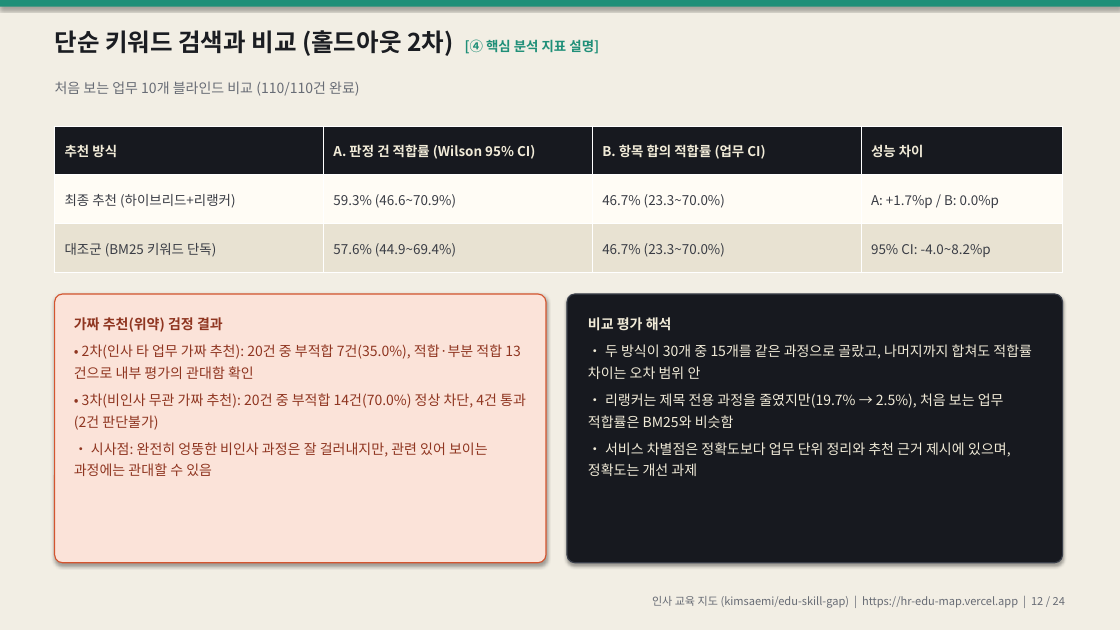
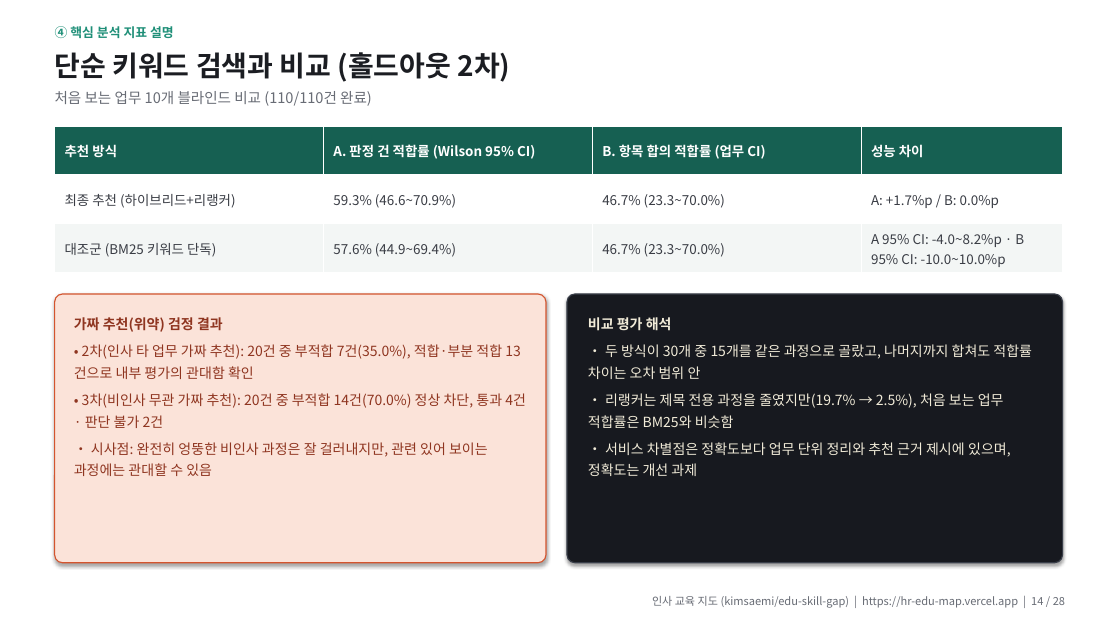
Before and after one commit to kimsaemi/edu-skill-gap, a slide deck: slide 14 of presentation/HR_교육지도_발표.pptx (slide 12 before the commit). Drawn at 1120x630 pixels with LibreOffice and Linux fonts; fonts in the diff are those of the drawing. Boxes give left, top, right and bottom in pixels: in the first picture for what was removed or moved away, otherwise in the second. Text is boxed around its words. In the diff, an @@ line names an element or a change of style, - is before the commit and + after.

```diff
--- a/presentation/HR_교육지도_발표.pptx
+++ b/presentation/HR_교육지도_발표.pptx
@@ rectangle at <box>0,0,1120,630</box>: fill #F2EEE4 to #FFFFFF @@
@@ rectangle removed at <box>0,0,1120,7</box> @@
@@ text added at <box>55,26,174,38</box>, 11 pt, text #1F8F78, bold @@
+④ 핵심 분석 지표 설명
@@ text at <box>55,52,511,82</box>: text changed; size 21 to 24 pt @@
-단순 키워드 검색과 비교 (홀드아웃 2차) [④ 핵심 분석 지표 설명]
+단순 키워드 검색과 비교 (홀드아웃 2차)
@@ text "처음 보는 업무 10개 블라인드 ...": place and size @@
-text "처음 보는 업무 10개 블라인드 ..." at <box>55,81,359,96</box>
+text "처음 보는 업무 10개 블라인드 ..." at <box>55,91,372,106</box>
@@ text "처음 보는 업무 10개 블라인드 ..." at <box>55,91,372,106</box>: size 12 to 12.5 pt @@
@@ table at <box>55,126,1063,273</box> @@
-row 3, column 4: 95% CI: -4.0~8.2%p
+row 3, column 4: A 95% CI: -4.0~8.2%p · B 95% CI: -10.0~10.0%p
@@ fill #17191F to #166052 in row 1 @@
@@ fill #FFFCF5 to #FFFFFF in row 2 @@
@@ fill #E8E2D2 to #F3F6F5 in row 3 @@
@@ text colour #F1EBD8 to #FFFFFF in "추천 방식", "A. 판정 건 적합률 (Wilson 95% CI)", "B. 항목 합의 적합률 (업무 CI)", "성능 차이" @@
@@ text at <box>82,393,526,428</box>: text changed @@
-• 3차(비인사 무관 가짜 추천): 20건 중 부적합 14건(70.0%) 정상 차단, 4건 통과(2건 판단불가)
+• 3차(비인사 무관 가짜 추천): 20건 중 부적합 14건(70.0%) 정상 차단, 통과 4건 · 판단 불가 2건
@@ text at <box>652,596,1065,608</box>: text changed @@
-인사 교육 지도 (kimsaemi/edu-skill-gap) | https://hr-edu-map.vercel.app | 12 / 24
+인사 교육 지도 (kimsaemi/edu-skill-gap) | https://hr-edu-map.vercel.app | 14 / 28
```
Also in this commit, not shown: 22 other slides changed, 4 slides added, 6 other files.
